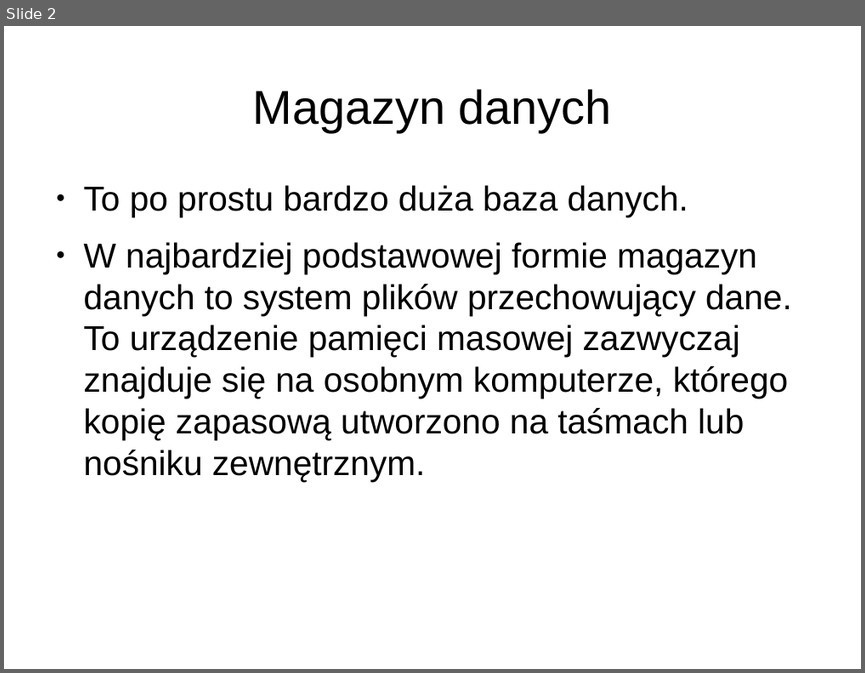
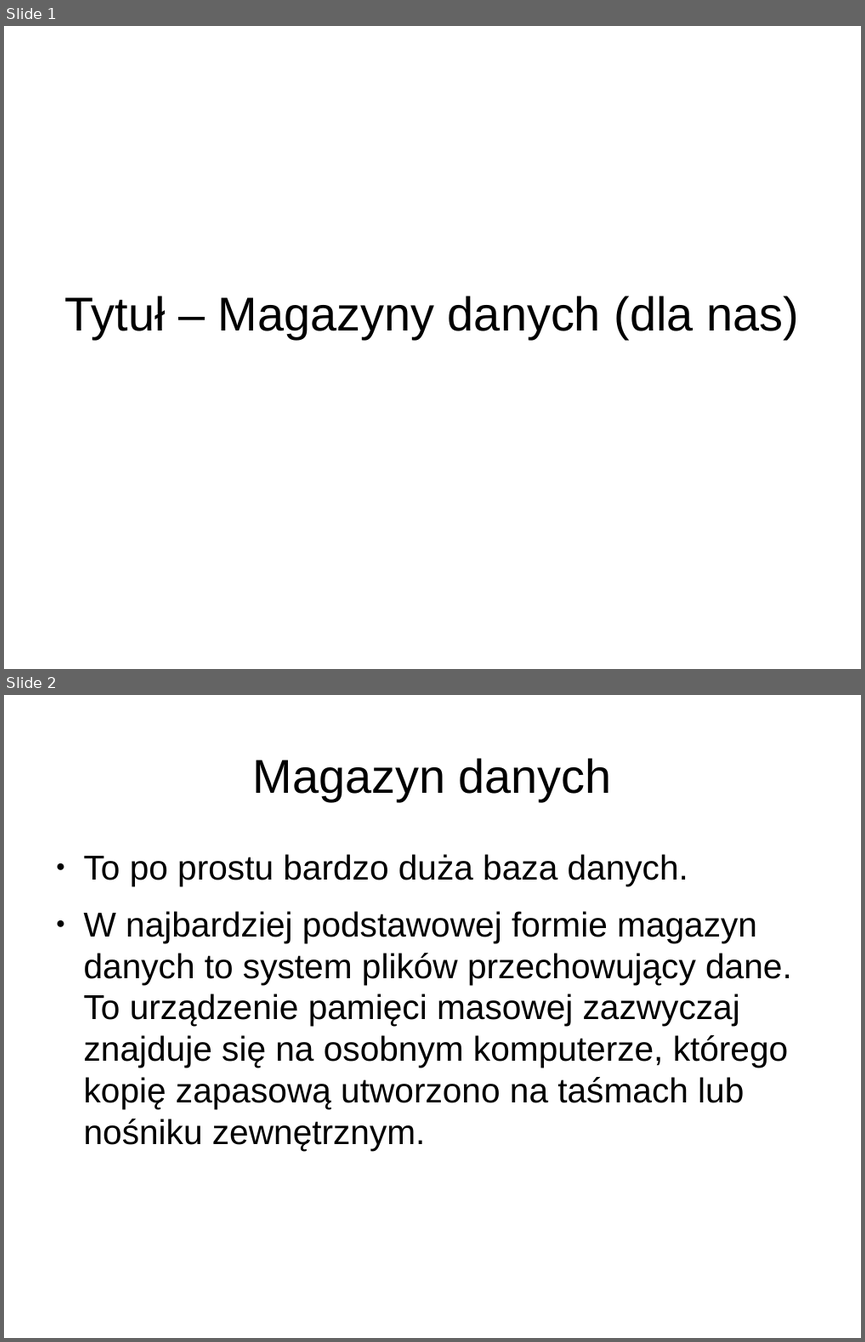
Before and after one commit to Lupa666/PUTDungeon, a slide deck: Magazyny_Danych_Dla_Nas.odp. Shown one above the other, each under a label of ours: slide 2 before the commit, slides 1 and 2 after it. The pictures are 865x673 and 865x1342 pixels, drawn with LibreOffice and Linux fonts; fonts in the diff are those of the drawing; background and template pictures are left out. Boxes give left, top, right and bottom in pixels: in the first picture for what was removed or moved away, otherwise in the second. Text is boxed around its words. In the diff, an @@ line names an element or a change of style, - is before the commit and + after.

```diff
--- a/Magazyny_Danych_Dla_Nas.odp
+++ b/Magazyny_Danych_Dla_Nas.odp
@@ slide 1 added at (x1=4, y1=26, x2=861, y2=669), background #FFFFFF @@
@@ title added at (x1=65, y1=295, x2=799, y2=339), 44 pt, text #000000 @@
+Tytuł – Magazyny danych (dla nas)
```
Also in this commit, not shown: 13 other slides added.
